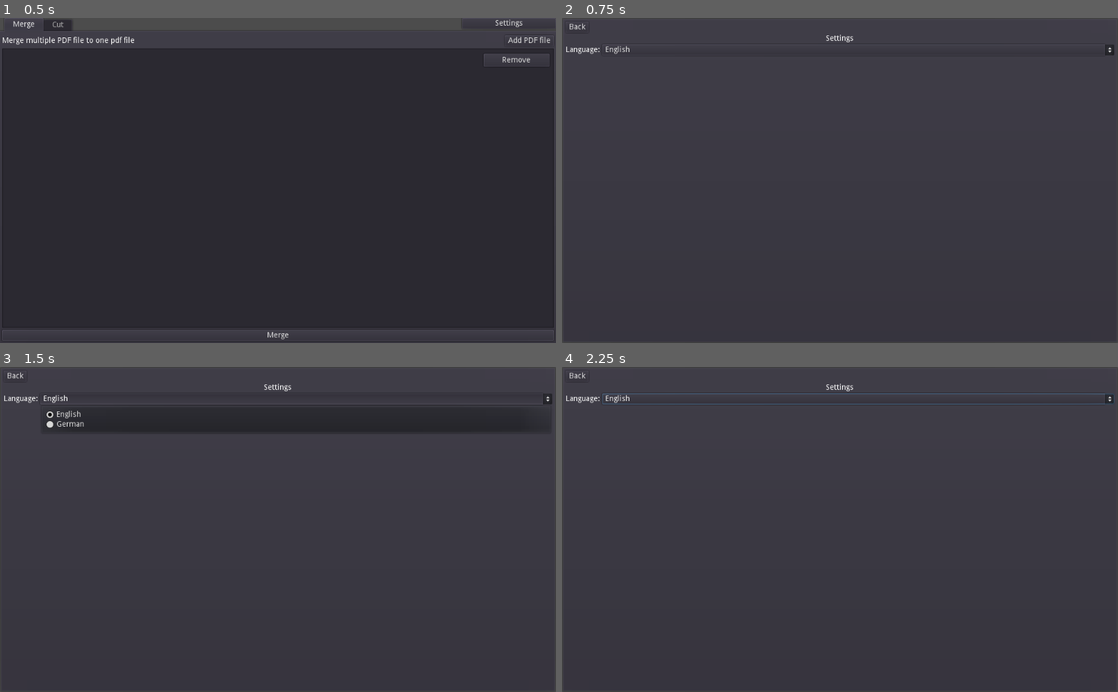
Above: before the commit, frames 1-4 (two rows, left to right).
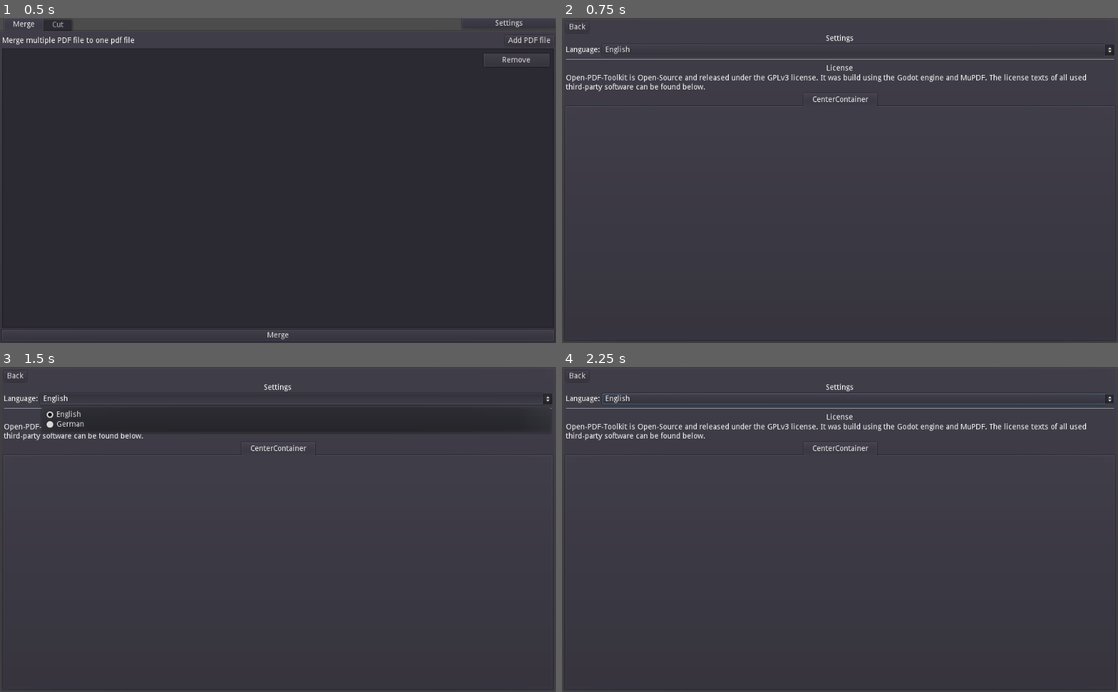
Above: after the commit, the same moments.

Repository: swip3798/OPT
Game: Godot game, scene res://screens/MainScreen.tscn
Same seed, same stepped clock (60 frames per second), same inputs: the game is played once before the commit and once after it. The engine's default icon, where the game draws it, is replaced by a stand-in: a white triangle on a blue panel in a dark square.
Inputs:
- Up to frame 1 (0.5 s): no input
- Up to frame 2 (0.75 s): click "Settings" at 0.5 s
- Up to frame 3 (1.5 s): click "English" at 1.25 s
- Up to frame 4 (2.25 s): click "English" at 2 s

Frame 1 is identical in both runs. In frame 2, 1.4% of the frame differs, in the area x 0-100%, y 12-28%; in frame 3, 0.4%; in frame 4, 1.4%.
Error before the commit: Invalid call. Nonexistent function 'get_language' in base 'TranslationServer'. (res://screens/Settings.gd:4)

Commit message:
Added License page with description

Diff:
--- a/screens/About.tscn
+++ b/screens/About.tscn
@@ -23,6 +23,7 @@
 margin_top = 7.0
 margin_right = 1017.0
 margin_bottom = 593.0
+custom_constants/separation = 4
 
 [node name="Back" type="Button" parent="PanelContainer/VBoxContainer"]
 margin_right = 41.0
@@ -61,5 +62,46 @@
 text = "english"
 items = [ "english", null, false, 0, null, "german", null, false, 1, null ]
 selected = 0
+
+[node name="HSeparator" type="HSeparator" parent="PanelContainer/VBoxContainer"]
+margin_top = 66.0
+margin_right = 1010.0
+margin_bottom = 75.0
+custom_constants/separation = 9
+
+[node name="License" type="VBoxContainer" parent="PanelContainer/VBoxContainer"]
+margin_top = 79.0
+margin_right = 1010.0
+margin_bottom = 586.0
+size_flags_vertical = 3
+
+[node name="Title" type="Label" parent="PanelContainer/VBoxContainer/License"]
+margin_right = 1010.0
+margin_bottom = 14.0
+text = "license"
+align = 1
+
+[node name="Description" type="Label" parent="PanelContainer/VBoxContainer/License"]
+margin_top = 18.0
+margin_right = 1010.0
+margin_bottom = 32.0
+text = "license_desc"
+autowrap = true
+
+[node name="TabContainer" type="TabContainer" parent="PanelContainer/VBoxContainer/License"]
+margin_top = 36.0
+margin_right = 1010.0
+margin_bottom = 507.0
+size_flags_vertical = 3
+
+[node name="CenterContainer" type="VBoxContainer" parent="PanelContainer/VBoxContainer/License/TabContainer"]
+anchor_right = 1.0
+anchor_bottom = 1.0
+margin_left = 4.0
+margin_top = 32.0
+margin_right = -4.0
+margin_bottom = -4.0
+size_flags_horizontal = 3
+size_flags_vertical = 3
 [connection signal="pressed" from="PanelContainer/VBoxContainer/Back" to="." method="_on_Back_pressed"]
 [connection signal="item_selected" from="PanelContainer/VBoxContainer/Settings/HBoxContainer/OptionButton" to="PanelContainer/VBoxContainer/Settings" method="_on_OptionButton_item_selected"]
--- a/screens/Settings.gd
+++ b/screens/Settings.gd
@@ -1,7 +1,7 @@
 extends VBoxContainer
 
 func _ready():
-	if TranslationServer.get_language() == "de":
+	if Settings.get_language() == "de":
 		$HBoxContainer/OptionButton.select(1)
 	else:
 		$HBoxContainer/OptionButton.select(0)
--- a/translation/translation.csv
+++ b/translation/translation.csv
@@ -22,3 +22,5 @@
 language:,Language:,Sprache:
 english,English,Englisch
 german,German,Deutsch
+license,License,Lizenz
+license_desc,Open-PDF-Toolkit is Open-Source and released under the GPLv3 license. It was build using the Godot engine and MuPDF. The license texts of all used third-party software can be found below.,Open-PDF-Toolkit ist Open-Source und wurde unter der GPLv3 Lizenz veröffentlicht. Zur Entwicklung wurde die Godot Engine und die MuPDF Bibliothek eingesetzt. Die Lizenztexte der genutzten Software können hier aufgerufen werden.
